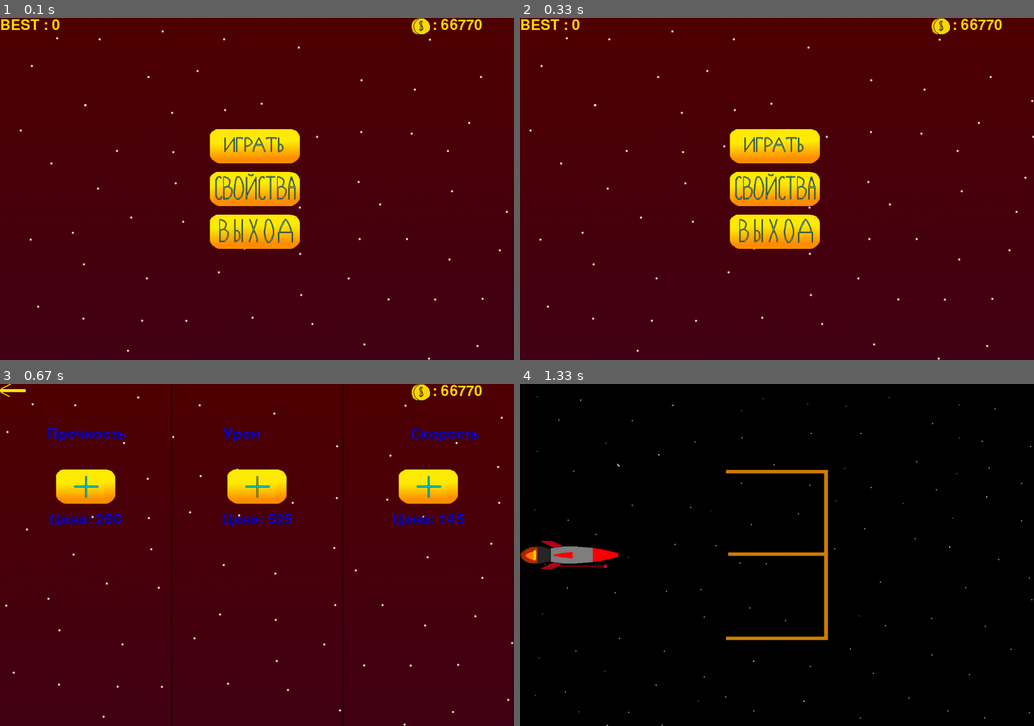
Above: before the commit, frames 1-4 (two rows, left to right).
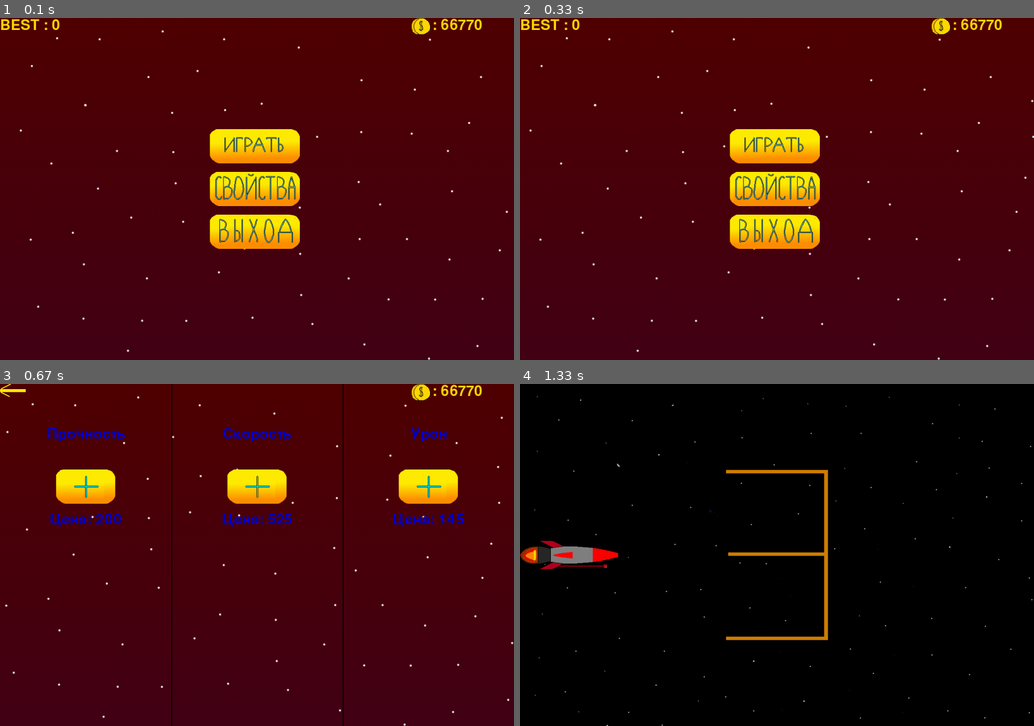
Above: after the commit, the same moments.

Repository: PismerovKir/YandexPygameProject
Game: pygame game, started from Тест прога.py
The game is run twice, just before and just after one commit, with the same random seed, the same clock (stepped at 60 frames per second) and the same inputs.
Inputs (mouse positions are in pixels of both pictures, inside the frame that each line leads up to):
- Up to frame 1 (0.1 s): no input
- Up to frame 2 (0.33 s): no input
- Up to frame 3 (0.67 s): click (257, 555) at 0.38 s
- Up to frame 4 (1.33 s): click "BEST : 0" at 0.72 s; click (777, 513) at 1.05 s

Frames 1-2 are identical in both runs. In frame 3, 0.4% of the frame differs, in the area x 43-94%, y 12-17%; in frame 4, nothing differs.

Commit message:
Поправил прокачку v2

Diff:
--- a/Тест прога.py
+++ b/Тест прога.py
@@ -311,10 +311,10 @@
     UpgradeDURButton = Button('Plus', 131, 200)
     upgrade_sprites.add(UpgradeDURButton)
 
-    UpgradeDMGButton = Button('Plus', 531, 200)
+    UpgradeDMGButton = Button('Plus', 931, 200)
     upgrade_sprites.add(UpgradeDMGButton)
 
-    UpgradeSPDButton = Button('Plus', 931, 200)
+    UpgradeSPDButton = Button('Plus', 531, 200)
     upgrade_sprites.add(UpgradeSPDButton)
 
     GoBackButton = Button('GoBack', 0, 0)
@@ -349,8 +349,8 @@
         pygame.draw.line(screen, (0, 0, 0,), (800, 0), (800, HEIGHT), 2)
 
         screen.blit(titleDur, (110, 100))
-        screen.blit(titleDmg, (520, 100))
-        screen.blit(titleSpd, (958, 100))
+        screen.blit(titleSpd, (520, 100))
+        screen.blit(titleDmg, (958, 100))
 
         showmoney = font.render(f" : {MONEY}", True, (255, 216, 0))
 
